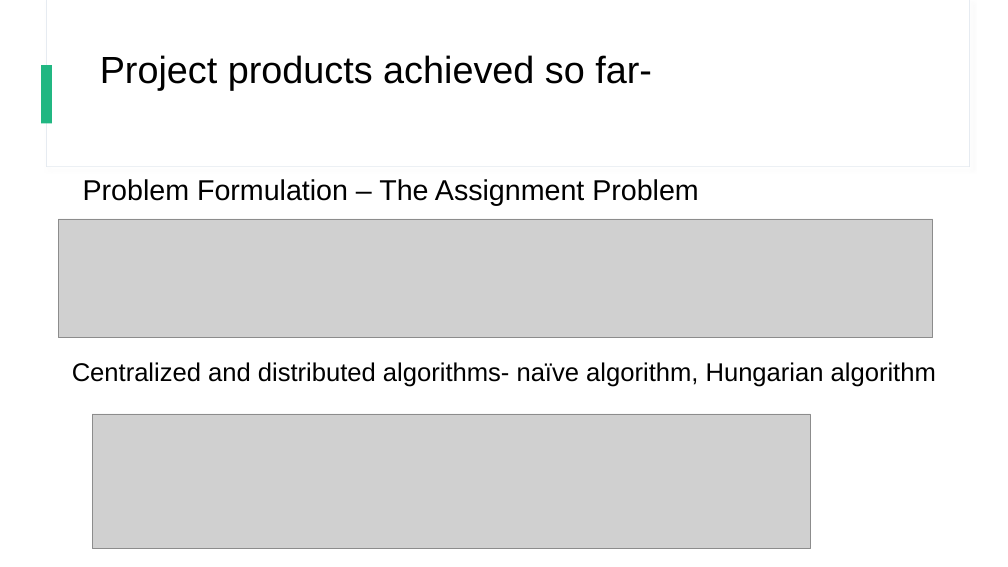
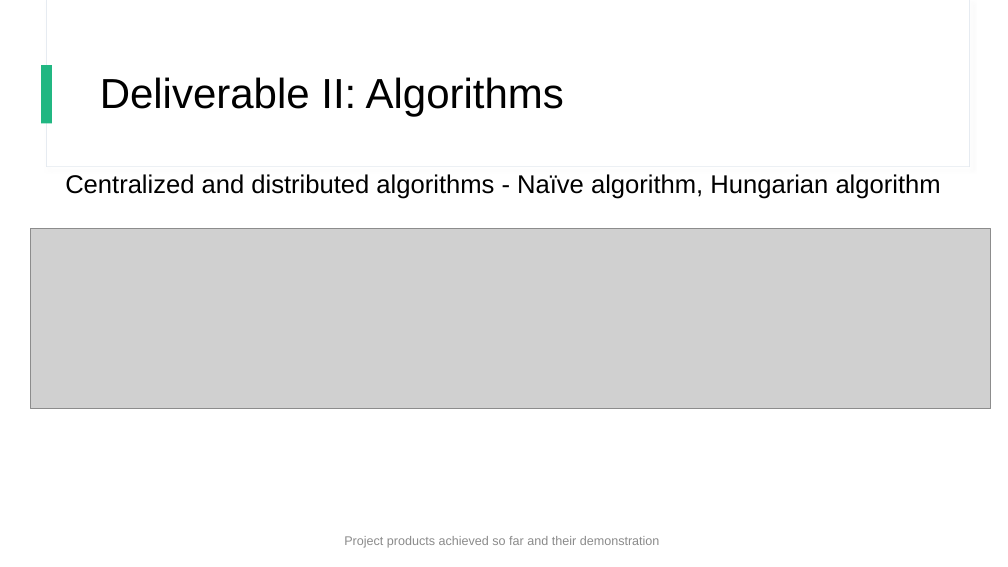
Before and after one commit to Yoni-Yaffe/DistribuPrivacyCore, a slide deck: slide 7 of מצגת אמצע.pptx (slide 6 before the commit). Drawn at 1008x567 pixels with LibreOffice and Linux fonts; fonts in the diff are those of the drawing; grey boxes stand for pictures. Boxes give left, top, right and bottom in pixels: in the first picture for what was removed or moved away, otherwise in the second. Text is boxed around its words. In the diff, an @@ line names an element or a change of style, - is before the commit and + after.

```diff
--- a/מצגת אמצע.pptx
+++ b/מצגת אמצע.pptx
@@ text at (x1=100, y1=77, x2=564, y2=117): text changed; size 36 to 40 pt @@
-Project products achieved so far-
+Deliverable II: Algorithms
@@ text at (x1=65, y1=174, x2=941, y2=199): text changed @@
-Centralized and distributed algorithms- naïve algorithm, Hungarian algorithm
+Centralized and distributed algorithms - Naïve algorithm, Hungarian algorithm
@@ text removed at (x1=83, y1=179, x2=699, y2=205) @@
-Problem Formulation – The Assignment Problem
@@ picture resized from (x1=92, y1=414, x2=811, y2=549) to (x1=30, y1=228, x2=991, y2=408) @@
@@ picture removed at (x1=58, y1=219, x2=933, y2=338) @@
@@ text added at (x1=344, y1=536, x2=660, y2=548), 12 pt, text #8C8C8C @@
+Project products achieved so far and their demonstration
```
Also in this commit, not shown: 7 other slides changed, 1 slide added, 1 slide removed.
